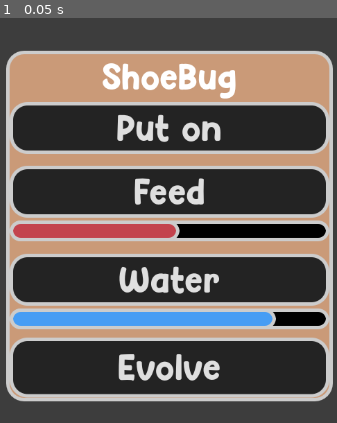
Above: before the commit, frame 1.
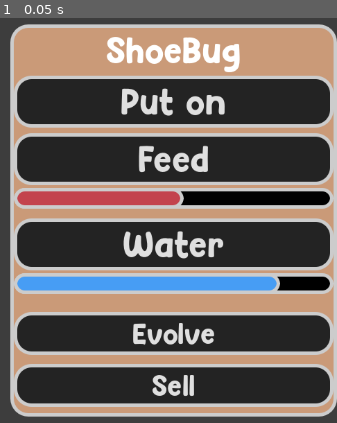
Above: after the commit, the same moment.

Repository: pokemeta/shoebugs-project
Game: Godot game, scene res://Scenes/UI/sbinteraction.tscn
The game is run twice, just before and just after one commit, with the same random seed, the same clock (stepped at 60 frames per second) and the same inputs. This scene is started directly instead of the project's main scene.
Inputs:
- Up to frame 1 (0.05 s): no input

The runs differ from the first frame. In frame 1, 70% of the frame differs, in the area x 1-100%, y 1-99%.
Error in both runs: Invalid access to property or key 'name' on a base object of type 'Nil'. (res://Scripts/ui.gd:8)

Commit message:
Update sbinteraction.tscn

Diff:
--- a/Scenes/UI/sbinteraction.tscn
+++ b/Scenes/UI/sbinteraction.tscn
@@ -36,16 +36,15 @@
 
 [node name="PanelContainer" type="PanelContainer" parent="Control/Panel"]
 layout_mode = 1
-anchors_preset = 8
-anchor_left = 0.5
+anchors_preset = 6
+anchor_left = 1.0
 anchor_top = 0.5
-anchor_right = 0.5
+anchor_right = 1.0
 anchor_bottom = 0.5
-offset_left = 99.0
-offset_top = -245.0
-offset_right = 570.0
-offset_bottom = 261.0
-grow_horizontal = 2
+offset_left = -471.0
+offset_top = -283.0
+offset_bottom = 283.0
+grow_horizontal = 0
 grow_vertical = 2
 theme = ExtResource("1_nyrp3")
 
@@ -96,10 +95,16 @@
 show_percentage = false
 
 [node name="Evolve" type="Button" parent="Control/Panel/PanelContainer/VBoxContainer"]
-custom_minimum_size = Vector2(0, 86.525)
 layout_mode = 2
 size_flags_vertical = 10
+theme_override_font_sizes/font_size = 40
 text = "Evolve"
+
+[node name="Sell" type="Button" parent="Control/Panel/PanelContainer/VBoxContainer"]
+layout_mode = 2
+size_flags_vertical = 6
+theme_override_font_sizes/font_size = 40
+text = "Sell"
 
 [node name="Timer" type="Timer" parent="."]
 autostart = true
